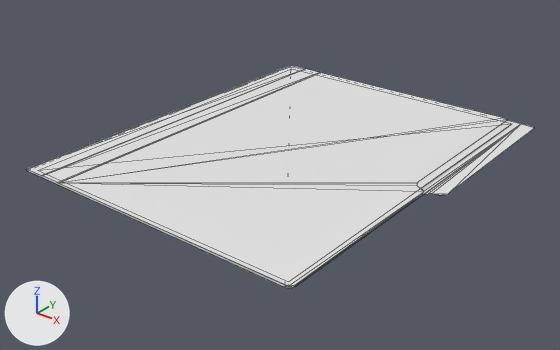
An edit to the glTF model public/fileFolder.glb, drawn before and after from the same camera.
Both versions are drawn from a 50 mm camera at (0.317, -0.409, 0.227) aimed at (0.001, -0.014, -0.017). The axes (+X, +Y, +Z) are drawn at lower left. The lights are the same throughout. Mesh edges are drawn as thin lines. Where no turn or scale is listed for an object, it has been applied to the vertices.

Names of what the first picture shows: 'FolderBack', 'FolderFront', 'Page'.
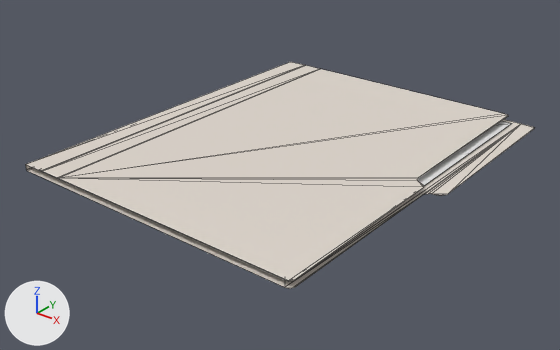
Where the newer file only moved an object's origin or applied its transform, the numbers keep the older frame.

Diff of the bpy script that builds the scene:
```diff
--- a/public/fileFolder.glb.py
+++ b/public/fileFolder.glb.py
@@ img_fol_normal @@
+img_fol_normal = load_image('fol_normal', '_unpacked/fol_normal', 1645, 1744, 'Non-Color')
@@ img_fol_diffuseoriginal @@
+img_fol_diffuseoriginal = load_image('fol_diffuseOriginal', '_unpacked/fol_diffuseOriginal', 1645, 1744, 'sRGB')
@@ mat_folder_texture @@
+mat_folder_texture = bpy.data.materials.new('Folder Texture')
+# uses the picture img_fol_diffuseoriginal
+# uses the picture img_fol_normal
@@ me_folderback @@
 me_folderback.from_pydata(...)  # 23 vertices, 21 faces; spans x -0.115..0.125, y -0.145..0.146, z 0.0..0.002
+me_folderback.materials.append(mat_folder_texture)
@@ me_folderfront @@
 me_folderfront.from_pydata(...)  # 32 vertices, 30 faces; spans x 0.0..0.227, y -0.145..0.146, z 0.0
+me_folderfront.materials.append(mat_folder_texture)
@@ ob_folderfront @@
 ob_folderfront = bpy.data.objects.new('FolderFront', me_folderfront)
-ob_folderfront.location = (-0.1146, 0.0, 0.0015)
+ob_folderfront.location = (-0.1146, 0.0, 0.005)
```

Where the change shows, as pixel boxes (x1, y1, x2, y2) in the pictures (560 x 350 px):
'FolderFront', recoloured, moved
    before: (27, 65, 507, 286)
    after: (26, 62, 508, 281)
'FolderBack', recoloured
    both: (25, 119, 534, 288)
